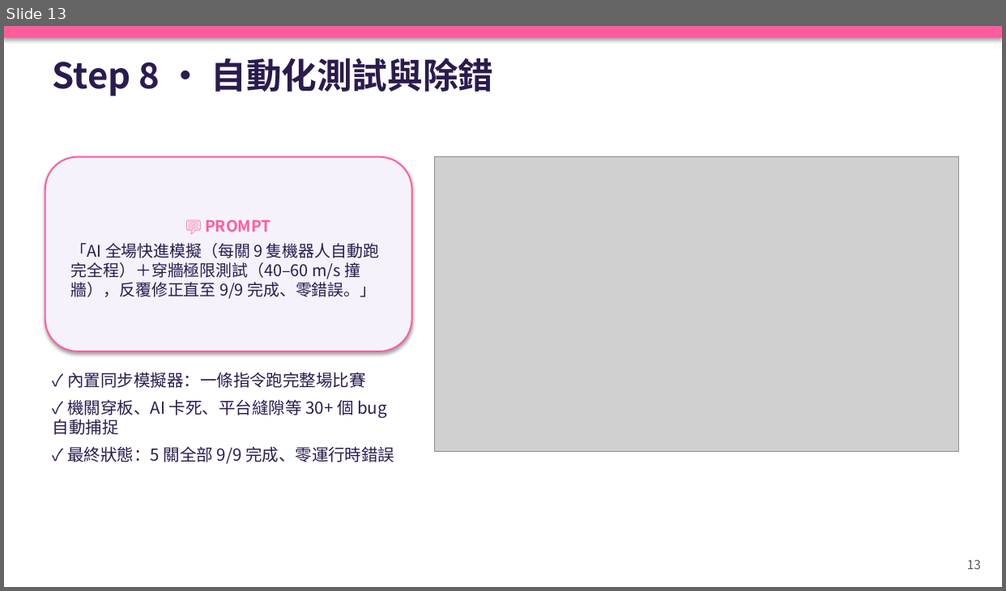
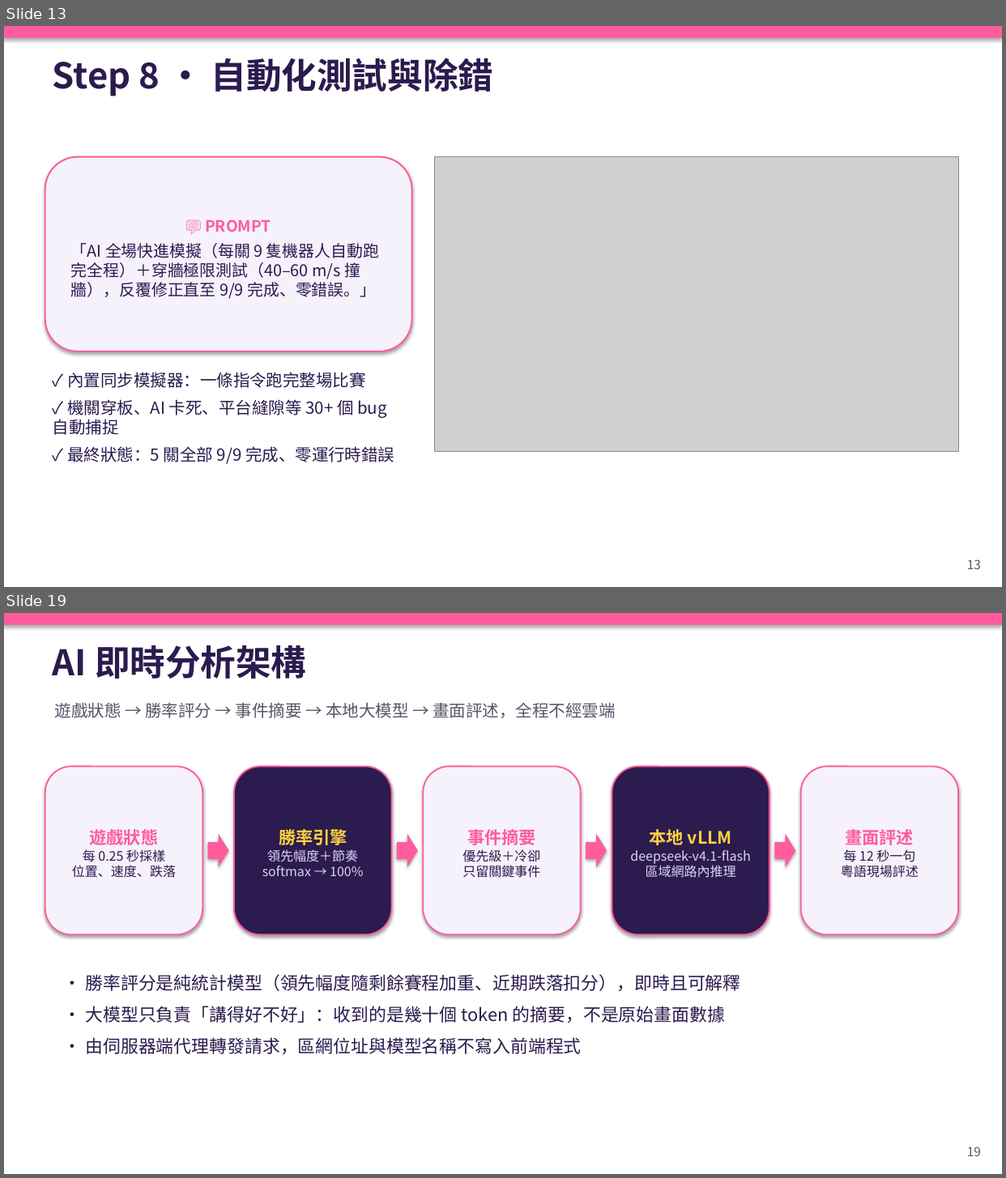
Before and after one commit to chengkaho98-svg/Mini3Dgame, a slide deck: 糖糖大亂鬥_AI開發Playbook.pptx. Shown one above the other, each under a label of ours: slide 13 before the commit, slides 13 and 19 after it; the slides between them are not shown. The pictures are 1006x591 and 1006x1178 pixels, drawn with LibreOffice and Linux fonts; fonts in the diff are those of the drawing; grey boxes stand for pictures. Boxes give left, top, right and bottom in pixels: in the first picture for what was removed or moved away, otherwise in the second. Text is boxed around its words. In the diff, an @@ line names an element or a change of style, - is before the commit and + after.

Commit message:
Fix edge-bumper wedge; cheaper split post FX; fairer win%; Playbook extended to 20 slides (ZH+EN)
Bumpers (E1)
- Root cause of the remaining 34 wedged cases: 7 bumpers stuck out past the
  road rail, so a player clamped on the rail touched the ball's outer face and
  the round push-out pinned them against the wall. Pulled them in so the ball
  edge sits ~0.3m inside the rail.
- Same 168-case matrix (8 clusters x 3 starts x 7 inputs): 134/168 -> 168/168,
  0 wedged, 0 falls. Average bumps through a cluster dropped (L1 c2: 9.5 -> 2.3).

Split-screen post FX (corrects an earlier claim)
- Measured properly with GPU sync: 4-view split with SSAO on every view was
  15.8ms, not the 60 FPS reported before. SSAO now runs only with up to 2
  views; 3-4 views keep bloom. 4-way split: 10.4ms (96 FPS on RTX 5070 Ti).

Win% (analytics.js)
- Softmax temperature now widens early and tightens late: mid-race nobody
  reads 0% (was 5 of 8 racers at 0% seconds after the start).
- Once someone has finished first, still-running racers can no longer show
  100% (only the winner keeps it).

Playbook: +5 steps (game feel, lighting/materials, outlines+split post FX,
test matrix, win% + local-LLM commentator), + analytics architecture diagram,
refreshed results. 14 -> 20 slides, ZH and EN. Visual gate 20/20 on both.
Step 9 and Step 12 reuse earlier screenshots.

Verified: bumper matrix 168/168; all 5 levels 9/9 bots; zero runtime errors.

```diff
--- a/糖糖大亂鬥_AI開發Playbook.pptx
+++ b/糖糖大亂鬥_AI開發Playbook.pptx
@@ slide 19 added at (4, 613, 1002, 1174), background #FFFFFF @@
@@ rectangle added at (4, 613, 1002, 625), fill #FF5C9D @@
@@ text added at (53, 645, 306, 679), 34 pt, text #2B1B4E, bold @@
+AI 即時分析架構
@@ text added at (55, 702, 615, 718), 16 pt, text #555566 @@
+遊戲狀態 → 勝率評分 → 事件摘要 → 本地大模型 → 畫面評述，全程不經雲端
@@ rounded rectangle added at (45, 766, 202, 935), fill #F6F2FC, outline #FF5C9D 1.4 pt, 12.5 pt, text #2B1B4E @@
+遊戲狀態
+每 0.25 秒採樣
+位置、速度、跌落
@@ rounded rectangle added at (234, 766, 391, 935), fill #2B1B4E, outline #FF5C9D 1.4 pt, 12.5 pt, text #DDD0F5 @@
+勝率引擎
+領先幅度＋節奏
+softmax → 100%
@@ rounded rectangle added at (424, 766, 581, 935), fill #F6F2FC, outline #FF5C9D 1.4 pt, 12.5 pt, text #2B1B4E @@
+事件摘要
+優先級＋冷卻
+只留關鍵事件
@@ rounded rectangle added at (612, 766, 769, 935), fill #2B1B4E, outline #FF5C9D 1.4 pt, 12.5 pt, text #DDD0F5 @@
+本地 vLLM
+deepseek-v4.1-flash
+區域網路內推理
@@ rounded rectangle added at (801, 766, 958, 935), fill #F6F2FC, outline #FF5C9D 1.4 pt, 12.5 pt, text #2B1B4E @@
+畫面評述
+每 12 秒一句
+粵語現場評述
@@ right arrow added at (207, 834, 228, 867), fill #FF5C9D @@
@@ right arrow added at (397, 834, 418, 867), fill #FF5C9D @@
@@ right arrow added at (586, 834, 607, 867), fill #FF5C9D @@
@@ right arrow added at (775, 834, 796, 867), fill #FF5C9D @@
@@ text added at (85, 974, 740, 1054), 17 pt, text #2B1B4E @@
+• 勝率評分是純統計模型（領先幅度隨剩餘賽程加重、近期跌落扣分），即時且可解釋
+• 大模型只負責「講得好不好」：收到的是幾十個 token 的摘要，不是原始畫面數據
+• 由伺服器端代理轉發請求，區網位址與模型名稱不寫入前端程式
@@ text added at (967, 1147, 981, 1157), 12 pt, text #555566 @@
+19
```
Also in this commit, not shown: 2 slides changed, 5 other slides added, 25 other files.
